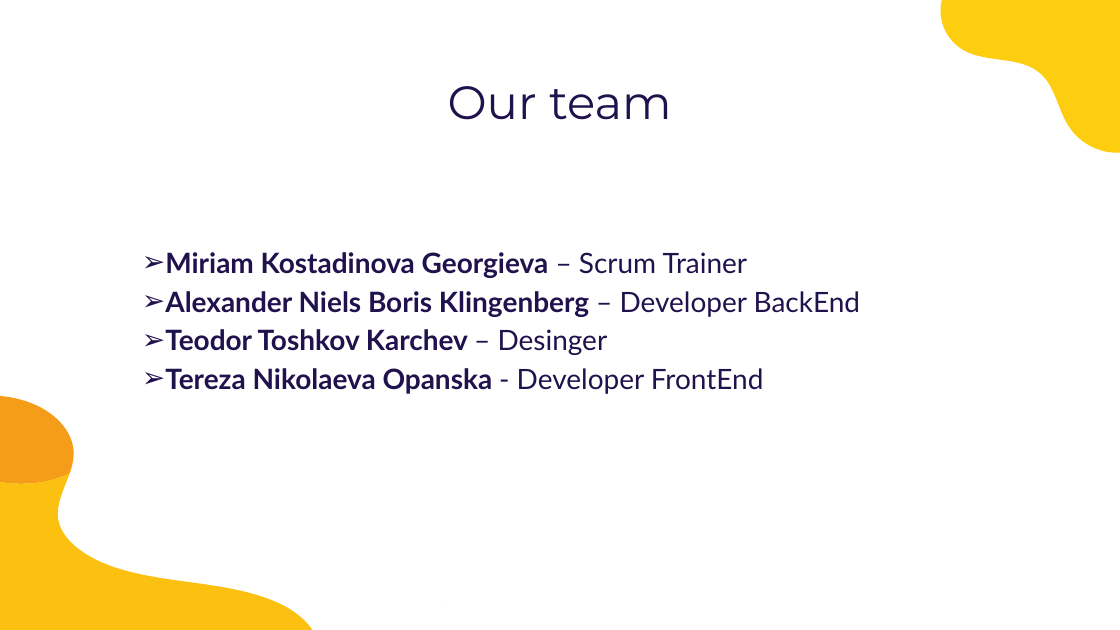
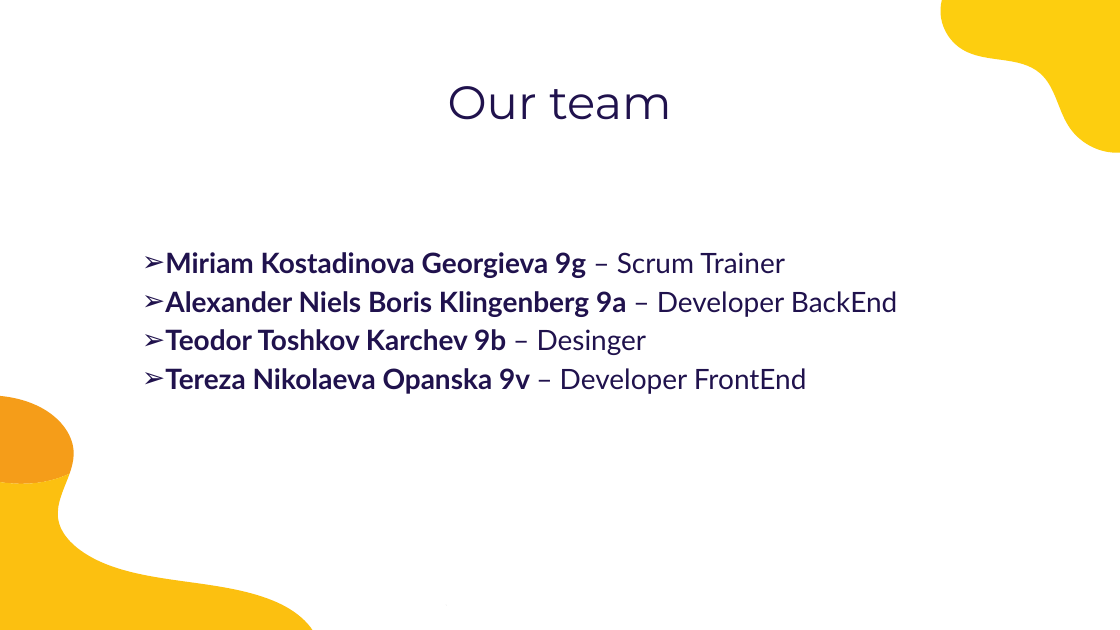
Before and after one commit to MKGeorgieva19/Fire-Department-Project, a slide deck: slide 2 of Documents/Presentation.pptx. Drawn at 1120x630 pixels with LibreOffice and Linux fonts; fonts in the diff are those of the drawing; background and template pictures are left out. Boxes give left, top, right and bottom in pixels: in the first picture for what was removed or moved away, otherwise in the second. Text is boxed around its words. In the diff, an @@ line names an element or a change of style, - is before the commit and + after.

```diff
--- a/Documents/Presentation.pptx
+++ b/Documents/Presentation.pptx
@@ text at <box>165,252,897,394</box>: text changed @@
-➢ Miriam Kostadinova Georgieva – Scrum Trainer
-➢ Alexander Niels Boris Klingenberg – Developer BackEnd
-➢ Teodor Toshkov Karchev – Desinger
-➢ Tereza Nikolaeva Opanska - Developer FrontEnd
+➢ Miriam Kostadinova Georgieva 9g – Scrum Trainer
+➢ Alexander Niels Boris Klingenberg 9a – Developer BackEnd
+➢ Teodor Toshkov Karchev 9b – Desinger
+➢ Tereza Nikolaeva Opanska 9v – Developer FrontEnd
```
Also in this commit, not shown: 1 other slide changed.
